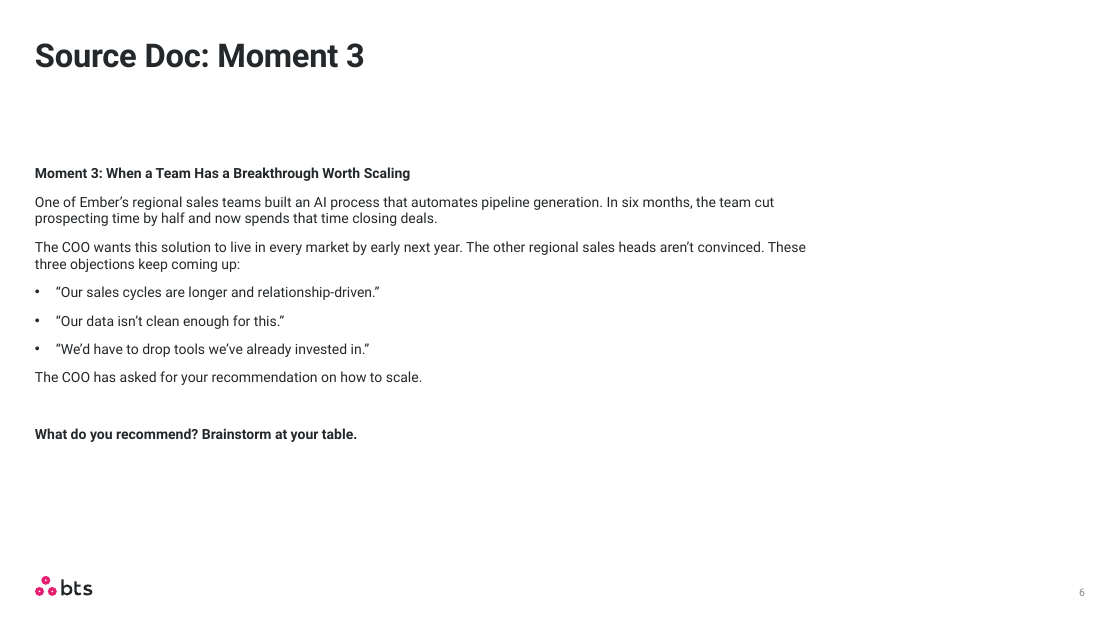
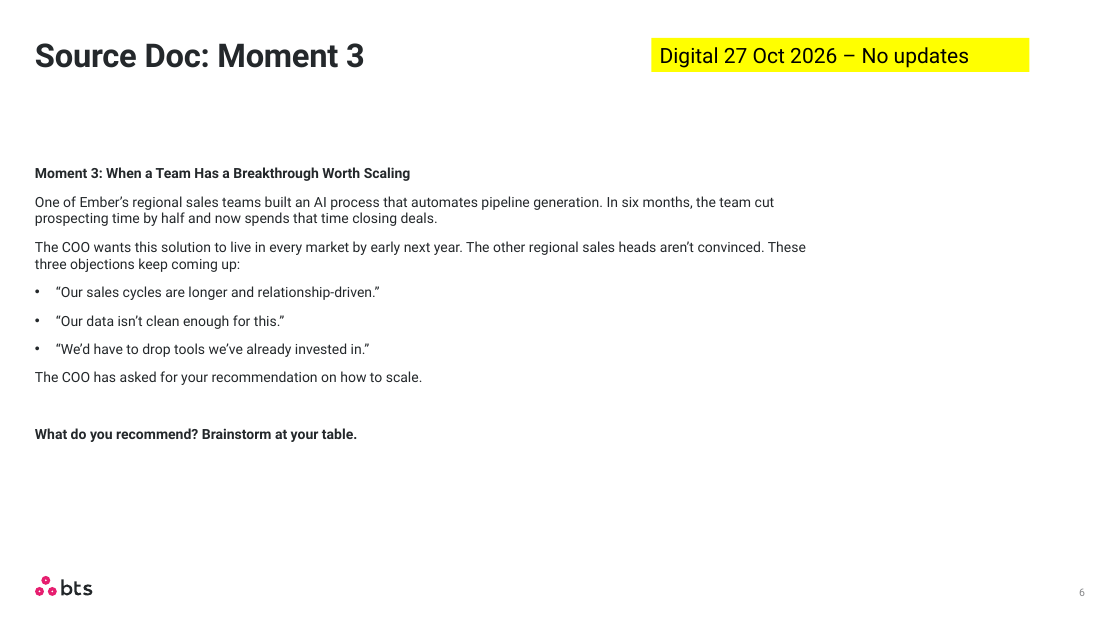
Before and after one commit to BTS-USA/BTS_BD_Marketing_MBS, a slide deck: slide 6 of _dev/Feedback/Consultant/27-Oct/10_26_2026_Update_For_Digital_Simulation.pptx. Drawn at 1120x630 pixels with LibreOffice and Linux fonts; fonts in the diff are those of the drawing. Boxes give left, top, right and bottom in pixels: in the first picture for what was removed or moved away, otherwise in the second. Text is boxed around its words. In the diff, an @@ line names an element or a change of style, - is before the commit and + after.

```diff
--- a/_dev/Feedback/Consultant/27-Oct/10_26_2026_Update_For_Digital_Simulation.pptx
+++ b/_dev/Feedback/Consultant/27-Oct/10_26_2026_Update_For_Digital_Simulation.pptx
@@ rectangle added at (x1=651, y1=38, x2=1029, y2=71), fill #FFFF00, 18 pt, text #000000 @@
+Digital 27 Oct 2026 – No updates
```
Also in this commit, not shown: 6 other slides changed.
